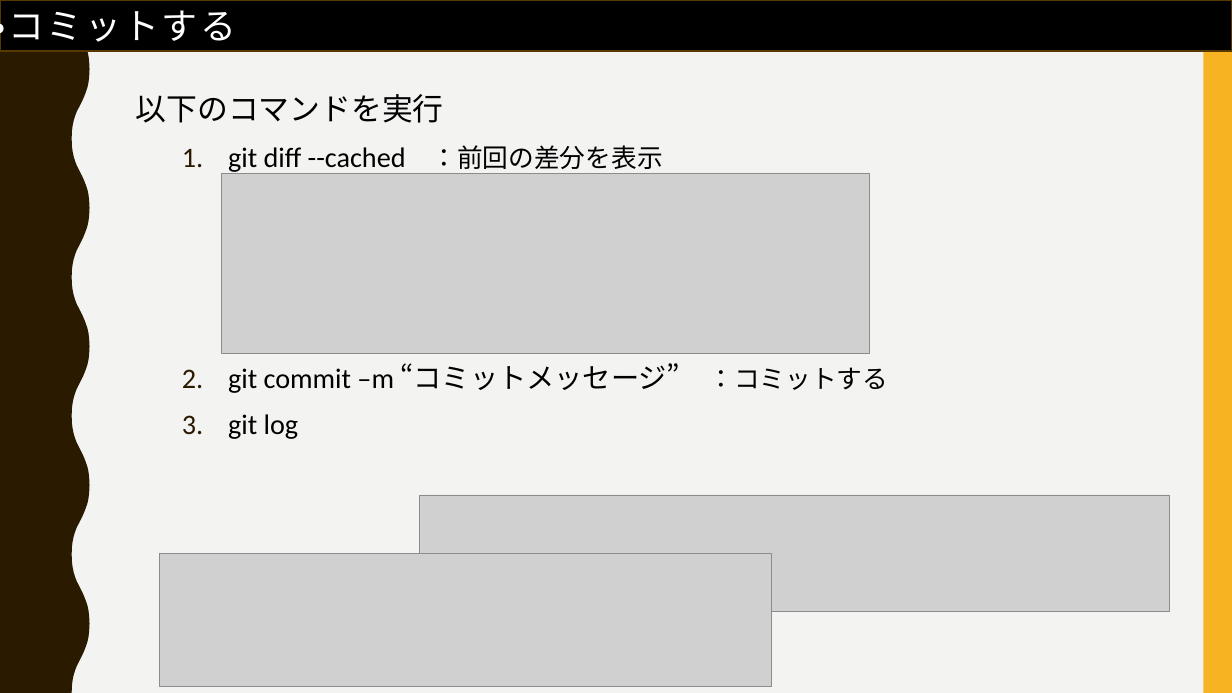
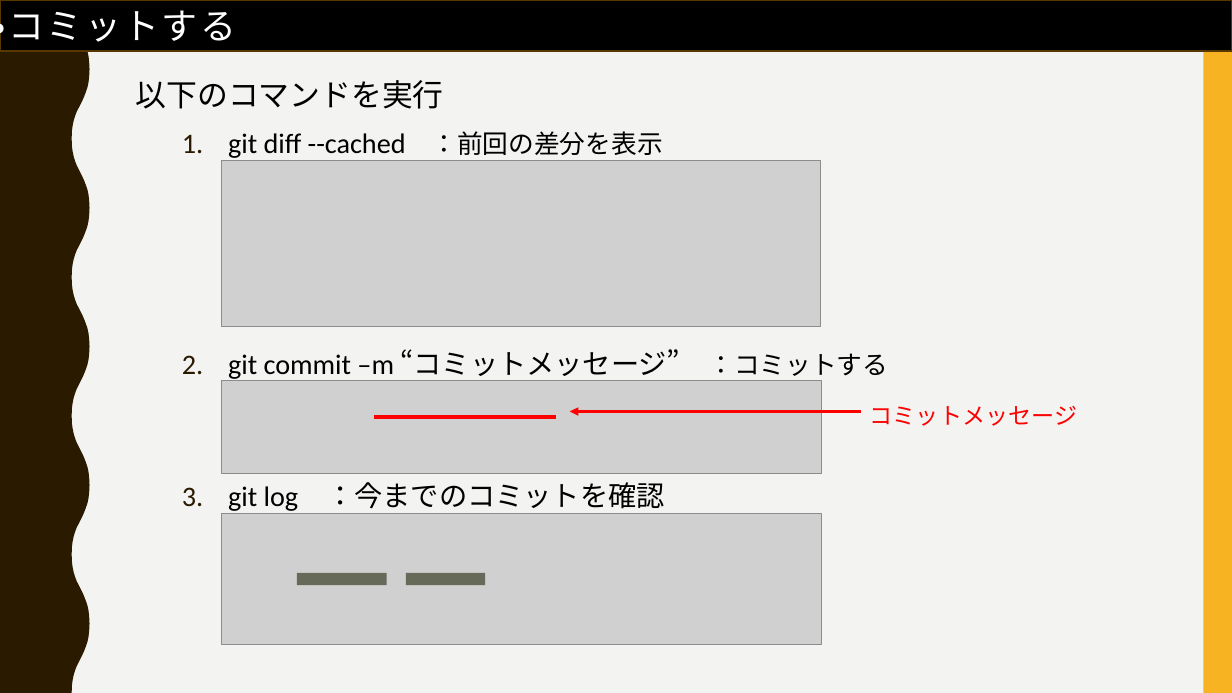
Before and after one commit to FIY24554/git_test, a slide deck: slide 12 of gitについて_松家.pptx (slide 20 before the commit). Drawn at 1232x693 pixels with LibreOffice and Linux fonts; fonts in the diff are those of the drawing; grey boxes stand for pictures. Boxes give left, top, right and bottom in pixels: in the first picture for what was removed or moved away, otherwise in the second. Text is boxed around its words. In the diff, an @@ line names an element or a change of style, - is before the commit and + after.

```diff
--- a/gitについて_松家.pptx
+++ b/gitについて_松家.pptx
@@ text "以下のコマンドを実行": place and size @@
-text "以下のコマンドを実行" at [136,94,888,439]
+text "以下のコマンドを実行" at [136,80,888,514]
@@ picture: place and size @@
-picture at [222,174,870,354]
+picture at [222,161,821,327]
@@ picture: place and size @@
-picture at [420,495,1170,612]
+picture at [222,381,823,474]
@@ line added from (374, 418) to (555, 418), #FF0000 3 pt @@
@@ arrow added from (861, 411) to (570, 411), #FF0000 2.25 pt @@
@@ text added at [870,406,1077,426], 18 pt, text #FF0000 @@
+コミットメッセージ
@@ text at [228,482,664,514]: text changed @@
-  3. git log
+  3. git log ：今までのコミットを確認
@@ picture: place and size @@
-picture at [160,554,772,687]
+picture at [222,514,823,644]
@@ rectangle added at [297,573,386,585], fill #656A59 @@
@@ rectangle added at [406,573,485,585], fill #656A59 @@
```
Also in this commit, not shown: 3 other slides changed, 8 slides added, 13 slides removed.
